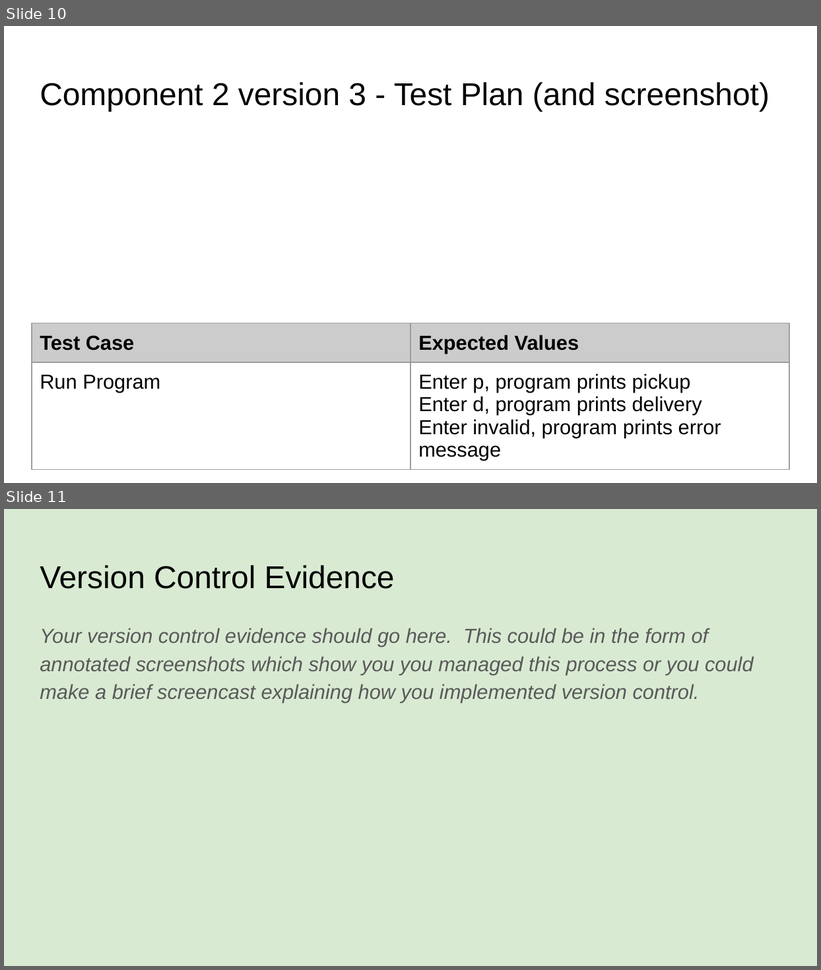
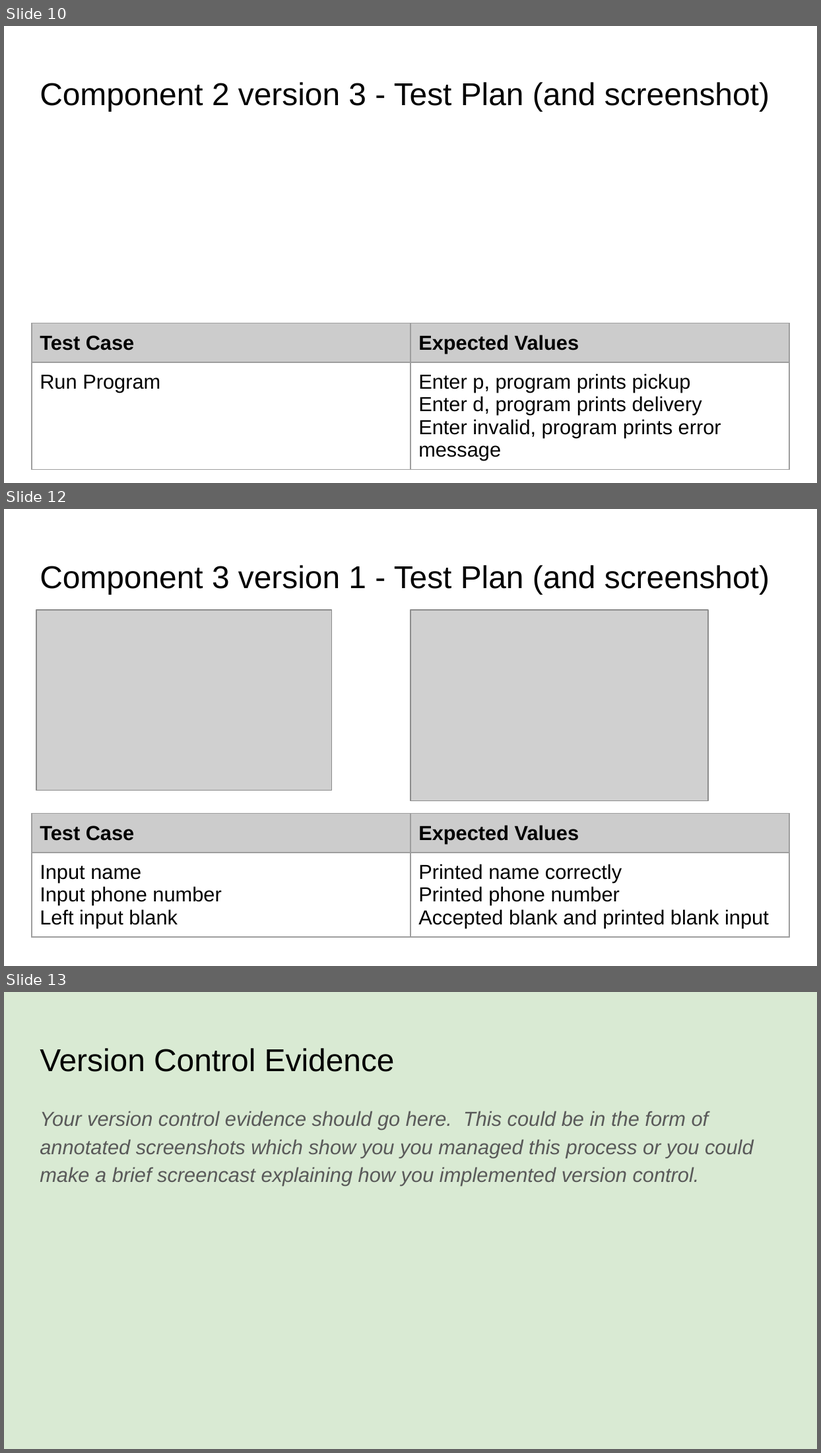
Before and after one commit to danielpereira16/pizzabot, a slide deck: 022_91893+_+91897+Documentation.pptx. Shown one above the other, each under a label of ours: slides 10 and 11 before the commit, slides 10, 12 and 13 after it; the slides between them are not shown. The pictures are 821x970 and 821x1453 pixels, drawn with LibreOffice and Linux fonts; fonts in the diff are those of the drawing; grey boxes stand for pictures. Boxes give left, top, right and bottom in pixels: in the first picture for what was removed or moved away, otherwise in the second. Text is boxed around its words. In the diff, an @@ line names an element or a change of style, - is before the commit and + after.

Commit message:
Created version 1 of pickup function
Basic instructions and input for name and phone number

```diff
--- a/022_91893+_+91897+Documentation.pptx
+++ b/022_91893+_+91897+Documentation.pptx
@@ slide 12 added at <box>4,509,817,966</box>, background #FFFFFF @@
@@ title added at <box>40,565,770,594</box>, 28 pt, text #000000 @@
+Component 3 version 1 - Test Plan (and screenshot)
@@ picture added at <box>36,610,331,790</box> @@
@@ picture added at <box>411,610,708,801</box> @@
@@ table added at <box>32,814,789,944</box>, 2 rows, 2 columns @@
+Test Case | Expected Values
+Input name / Input phone number / Left input blank | Printed name correctly / Printed phone number / Accepted blank and printed blank input
@@ what was slide 11 is now slide 13 @@
```
Also in this commit, not shown: 1 other slide added, 1 other file.
